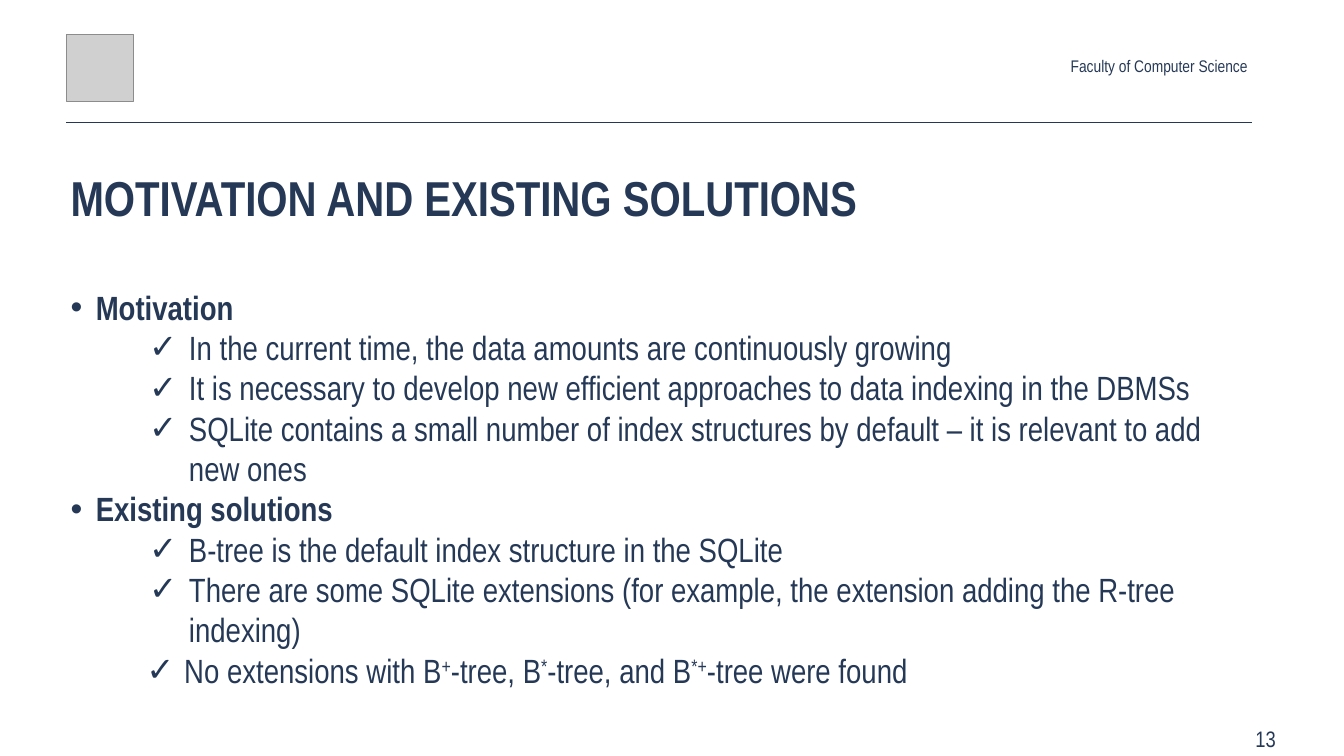
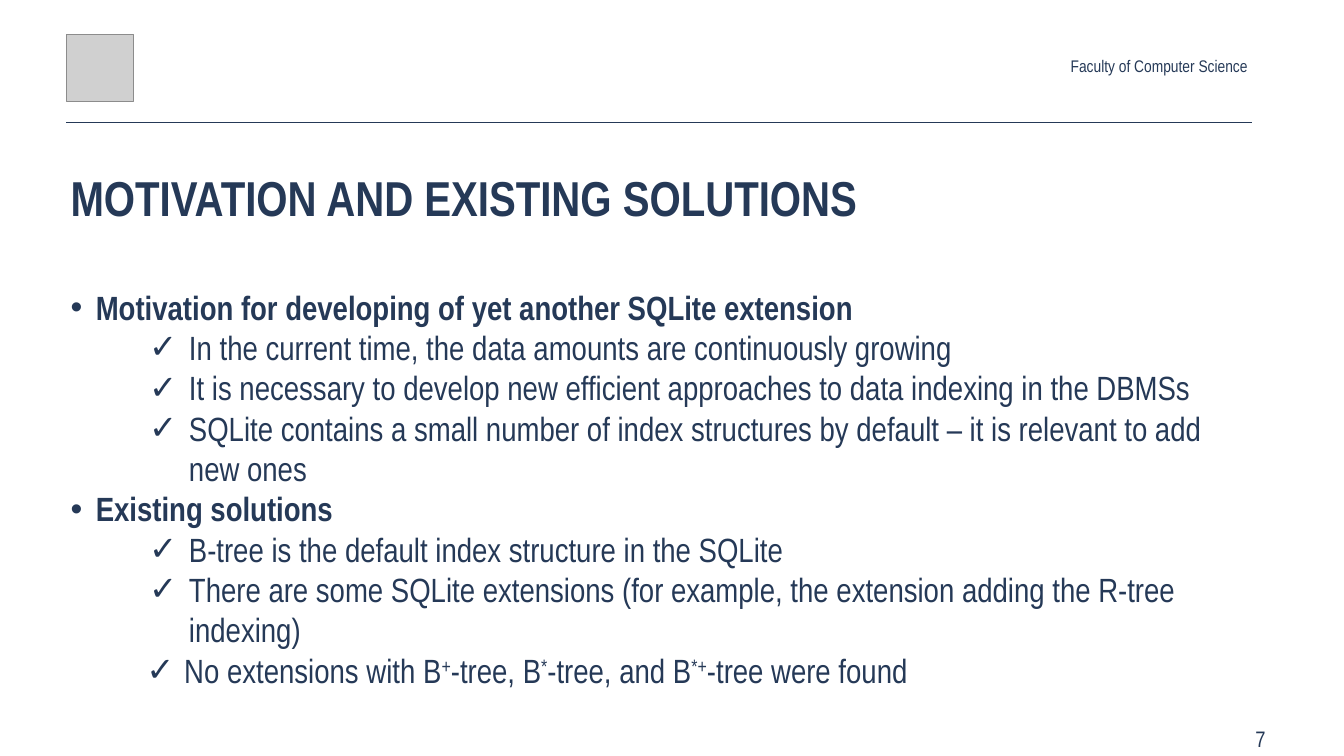
Before and after one commit to Glost/btrees_2019, a slide deck: slide 7 of root/docs/slides/Anton_Rigin_SYRCoSE_2019.pptx (slide 13 before the commit). Drawn at 1344x756 pixels with LibreOffice and Linux fonts; fonts in the diff are those of the drawing; grey boxes stand for pictures. Boxes give left, top, right and bottom in pixels: in the first picture for what was removed or moved away, otherwise in the second. Text is boxed around its words. In the diff, an @@ line names an element or a change of style, - is before the commit and + after.

```diff
--- a/root/docs/slides/Anton_Rigin_SYRCoSE_2019.pptx
+++ b/root/docs/slides/Anton_Rigin_SYRCoSE_2019.pptx
@@ text at box(96, 295, 852, 326): text changed @@
-• Motivation
+• Motivation for developing of yet another SQLite extension
@@ page number at box(1255, 731, 1265, 747): text changed @@
-13
+7
```
Also in this commit, not shown: 18 other slides changed, 1 other file.
